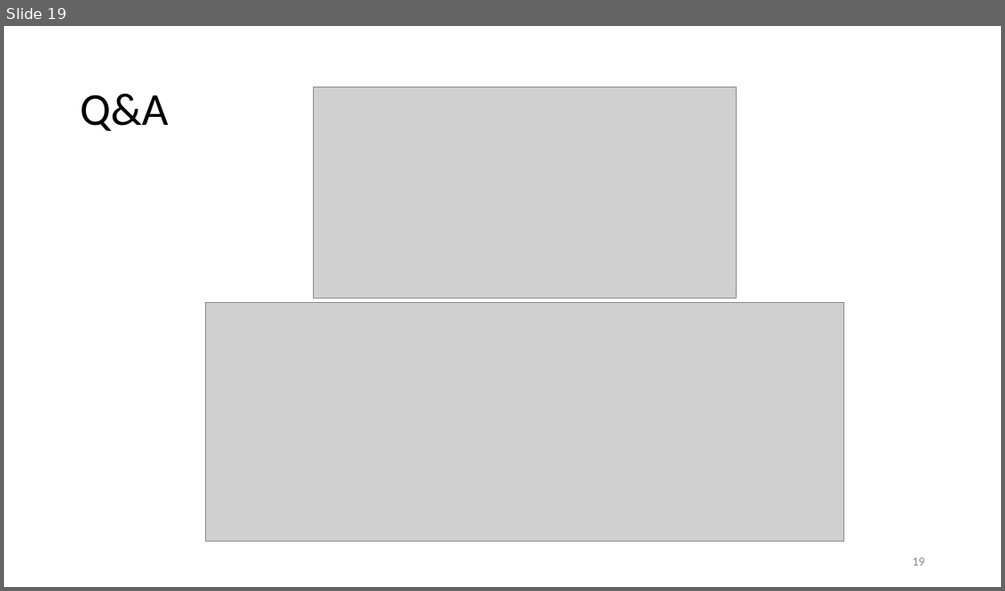
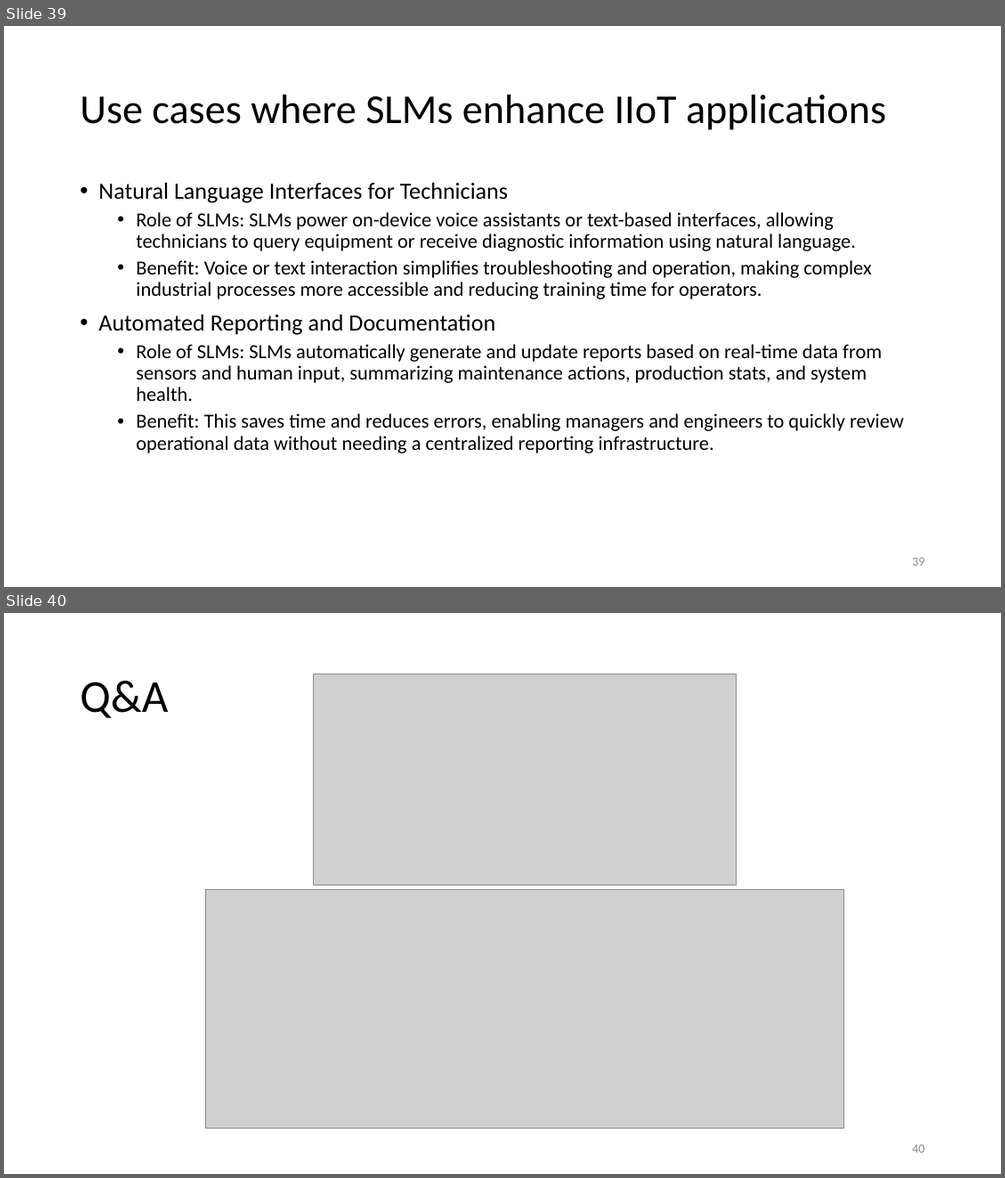
Before and after one commit to motazsaad/NLP-Seminar, a slide deck: slides/LLMs/Transfer learning (finetunning).pptx. Shown one above the other, each under a label of ours: slide 19 before the commit, slides 39 and 40 after it. The pictures are 1005x591 and 1005x1178 pixels, drawn with LibreOffice and Linux fonts; fonts in the diff are those of the drawing; grey boxes stand for pictures. Boxes give left, top, right and bottom in pixels: in the first picture for what was removed or moved away, otherwise in the second. Text is boxed around its words. In the diff, an @@ line names an element or a change of style, - is before the commit and + after.

```diff
--- a/slides/LLMs/Transfer learning (finetunning).pptx
+++ b/slides/LLMs/Transfer learning (finetunning).pptx
@@ slide 39 added at <box>4,26,1001,587</box>, background #FFFFFF @@
@@ title added at <box>80,95,886,130</box>, 39.6 pt, text #000000 @@
+Use cases where SLMs enhance IIoT applications
@@ text added at <box>98,183,904,453</box>, 19.2 pt, text #000000 @@
+• Natural Language Interfaces for Technicians
+  • Role of SLMs: SLMs power on-device voice assistants or text-based interfaces, allowing technicians to query equipment or receive diagnostic information using natural language.
+  • Benefit: Voice or text interaction simplifies troubleshooting and operation, making complex industrial processes more accessible and reducing training time for operators.
+• Automated Reporting and Documentation
+  • Role of SLMs: SLMs automatically generate and update reports based on real-time data from sensors and human input, summarizing maintenance actions, production stats, and system health.
+  • Benefit: This saves time and reduces errors, enabling managers and engineers to quickly review operational data without needing a centralized reporting infrastructure.
@@ page number added at <box>912,557,924,565</box>, 12 pt, text #8C8C8C @@
+39
@@ what was slide 19 is now slide 40 @@
@@ page number at <box>912,1144,924,1152</box>: text changed @@
-19
+40
```
Also in this commit, not shown: 7 slides changed, 22 other slides added, 2 slides removed, 5 other files.
